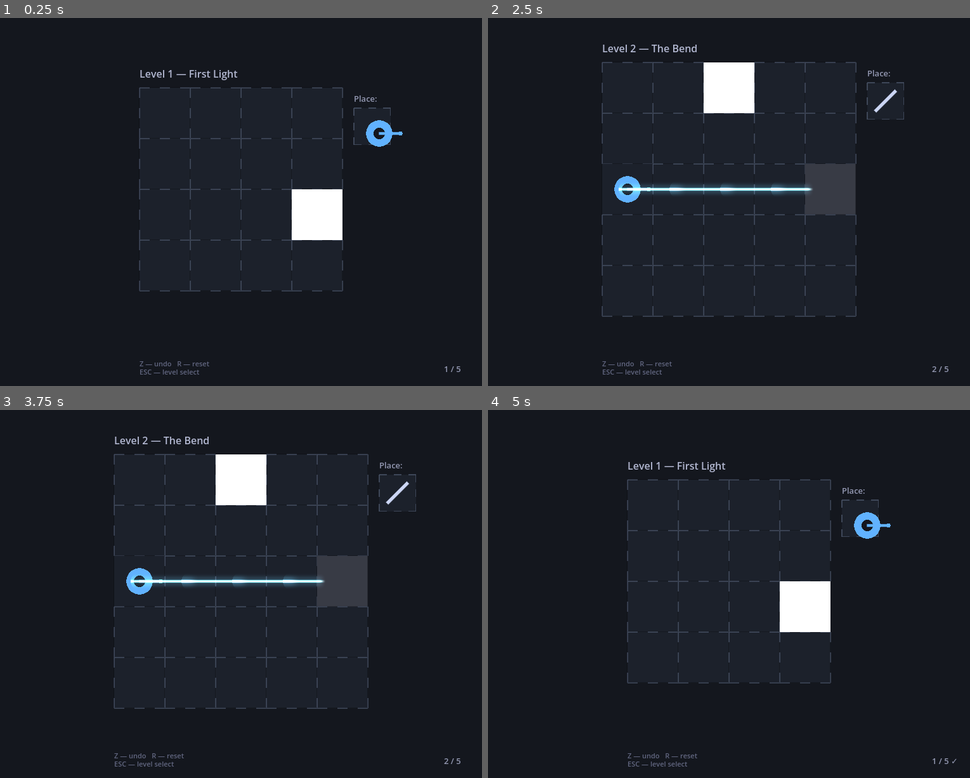
Above: before the commit, frames 1-4 (two rows, left to right).
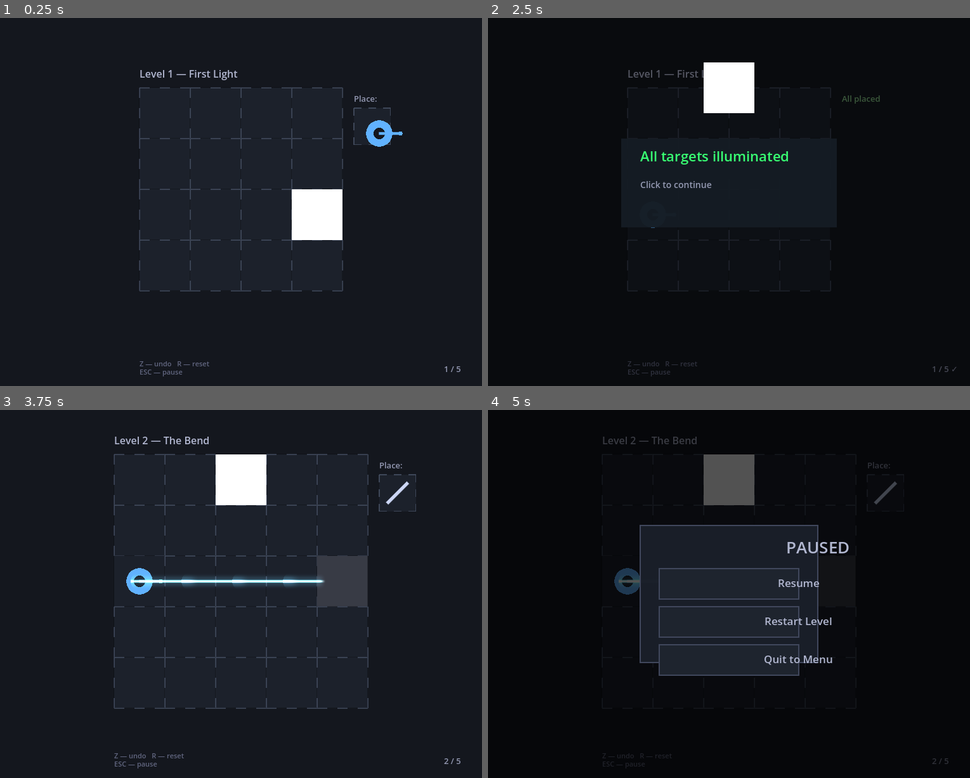
Above: after the commit, the same moments.

Repository: clusterrace/first-puzzle-game
Game: Godot game, scene res://scenes/Game.tscn
The game is run twice, just before and just after one commit, with the same random seed, the same clock (stepped at 60 frames per second) and the same inputs. This scene is started directly instead of the project's main scene. Sound files missing from this copy of the repository are replaced by a short silence.
Inputs (mouse positions are in pixels of both pictures, inside the frame that each line leads up to):
- Up to frame 1 (0.25 s): no input
- Up to frame 2 (2.5 s): tap Enter at 0.5, 2 s; move the mouse to (835, 183) at 0.52 s; hold Up 0.53-1.28 s; tap Z at 0.6, 2.1 s; click (835, 183) at 0.67 s; tap Space at 1.25 s; move the mouse to (632, 220) at 1.27 s; hold Down 1.28-2.03 s; tap R at 1.35 s; click (632, 220) at 1.42 s; move the mouse to (777, 121) at 2.02 s; hold Up from 2.03 s (still down); click (777, 121) at 2.17 s
- Up to frame 3 (3.75 s): tap Space at 2.75 s; move the mouse to (216, 667) at 2.77 s; tap R at 2.85 s; click (216, 667) at 2.92 s; tap Enter at 3.5 s; move the mouse to (385, 649) at 3.52 s; release Up at 3.53 s; hold Down from 3.53 s (still down); tap Z at 3.6 s; click (385, 649) at 3.67 s
- Up to frame 4 (5 s): keep holding Down; tap Escape at 4.15 s; move the mouse to (584, 538) at 4.27 s; tap R at 4.35 s; click (584, 538) at 4.42 s

The runs differ from the first frame. In frame 1, less than 0.1% of the frame differs, in the area x 33-42%, y 95-98%; in frame 2, 16%, in the area x 23-98%, y 7-98%; in frame 3, less than 0.1%; in frame 4, 13%.
Error after the commit: Invalid call. Nonexistent function 'set_avoid_targets' in base 'Node2D (TargetRenderer.gd)'. (res://scripts/Game.gd:196)

Commit message:
KAMA-31: Add pause menu overlay (Escape toggles pause)
- New PauseMenuOverlay.gd: Node2D with PROCESS_MODE_WHEN_PAUSED, drawn
  via _draw() using the shared colour palette; three buttons (Resume,
  Restart Level, Quit to Menu); Escape also triggers Resume
- Game.gd: ESC now opens the pause menu instead of jumping to level
  select; _setup_pause_menu() builds a CanvasLayer (layer 64) at
  runtime and wires signal callbacks; pause/unpause managed with
  get_tree().paused; HUD hint updated to "ESC — pause"

Co-Authored-By: Paperclip <noreply@paperclip.ing>

Diff:
--- a/scripts/Game.gd
+++ b/scripts/Game.gd
@@ -32,13 +32,14 @@
 # ── Internal cell-type constants (Game.gd rendering layer only) ──────────────
 # These are NOT GridEnums values. They are used internally for the grid array
 # and drive _draw() and _trace_ray(). Convert from LevelData via helpers below.
-const EMPTY = 0
-const WALL  = 1
-const OBS   = 2   # observer piece — emits a sight ray
-const MIR_F = 3   # / mirror (MIRROR_FWDSLASH)
-const MIR_B = 4   # \ mirror (MIRROR_BKSLASH)
-const TGT   = 5   # target tile
-const SLOT  = 6   # empty placeable slot
+const EMPTY      = 0
+const WALL       = 1
+const OBS        = 2   # observer piece — emits a sight ray
+const MIR_F      = 3   # / mirror (MIRROR_FWDSLASH)
+const MIR_B      = 4   # \ mirror (MIRROR_BKSLASH)
+const TGT        = 5   # target tile — must be lit to win
+const SLOT       = 6   # empty placeable slot
+const AVOID_TGT  = 7   # must-NOT-light target (E10) — win blocked when lit
 
 # ── Direction constants (Game.gd rendering layer only) ───────────────────────
 # RT=right, DN=down, LT=left, UP=up.
@@ -86,12 +87,17 @@
 var _ray_renderer:    Node2D
 var _target_renderer: Node2D
 
+# ── Pause menu (KAMA-31) ──────────────────────────────────────────────────────
+var _pause_canvas:  CanvasLayer
+var _pause_overlay: Node2D
+
 
 # ── Lifecycle ─────────────────────────────────────────────────────────────────
 
 func _ready() -> void:
 	font = ThemeDB.fallback_font
 	_setup_renderers()
+	_setup_pause_menu()
 	load_level(LevelManager.current_index)
 
 
@@ -102,6 +108,22 @@
 
 	_ray_renderer = load("res://scripts/RayRenderer.gd").new()
 	add_child(_ray_renderer)
+
+
+func _setup_pause_menu() -> void:
+	_pause_canvas = CanvasLayer.new()
+	_pause_canvas.layer = 64
+	_pause_canvas.process_mode = Node.PROCESS_MODE_WHEN_PAUSED
+	add_child(_pause_canvas)
+
+	_pause_overlay = load("res://scripts/PauseMenuOverlay.gd").new()
+	_pause_overlay.process_mode = Node.PROCESS_MODE_WHEN_PAUSED
+	_pause_overlay.visible = false
+	_pause_canvas.add_child(_pause_overlay)
+
+	_pause_overlay.resume_requested.connect(_on_pause_resume)
+	_pause_overlay.restart_requested.connect(_on_pause_restart)
+	_pause_overlay.quit_menu_requested.connect(_on_pause_quit_menu)
 
 
 # ── Level loading ─────────────────────────────────────────────────────────────
@@ -157,10 +179,13 @@
 
 	# Collect target positions for S4 renderers.
 	var target_cells: Array[Vector2i] = []
+	var avoid_cells:  Array[Vector2i] = []
 	for r: int in range(ROWS):
 		for c: int in range(COLS):
 			if grid[r][c] == TGT:
 				target_cells.append(Vector2i(r, c))
+			elif grid[r][c] == AVOID_TGT:
+				avoid_cells.append(Vector2i(r, c))
 
 	if _ray_renderer:
 		_ray_renderer.clear()
@@ -168,6 +193,7 @@
 		# Re-run setup so new PAD_X/PAD_Y take effect before building nodes.
 		_target_renderer.setup(PAD_X, PAD_Y, CELL)
 		_target_renderer.set_targets(target_cells)
+		_target_renderer.set_avoid_targets(avoid_cells)
 
 	level_loaded.emit(target_cells)
 	_update_rays()
@@ -176,13 +202,14 @@
 
 # ── LevelData → Game.gd conversion helpers ───────────────────────────────────
 
-## TileType (KAMA-11): EMPTY=0, WALL=1, SLOT=2, TARGET=3
+## TileType (KAMA-11): EMPTY=0, WALL=1, SLOT=2, TARGET=3, TARGET_AVOID=4
 func _tile_to_game(tile: int) -> int:
 	match tile:
 		0: return EMPTY
 		1: return WALL
 		2: return SLOT
 		3: return TGT
+		4: return AVOID_TGT
 		_: return EMPTY
 
 
@@ -228,11 +255,11 @@
 	ray_segs = []
 	var previously_lit: Dictionary = lit.duplicate()
 
-	# Reset all target lit states.
+	# Reset all target lit states (both regular and avoid).
 	lit = {}
 	for r: int in range(ROWS):
 		for c: int in range(COLS):
-			if grid[r][c] == TGT:
+			if grid[r][c] == TGT or grid[r][c] == AVOID_TGT:
 				lit[Vector2i(r, c)] = false
 
 	# Trace a ray from every observer on the grid.
@@ -240,17 +267,28 @@
 		if in_bounds(cell.x, cell.y) and grid[cell.x][cell.y] == OBS:
 			_trace_ray(cell.x, cell.y, obs_dirs[cell])
 
-	# Detect newly lit targets for audio events.
+	# Detect newly lit regular targets for audio events (avoid targets excluded).
 	var newly_lit: Array[Vector2i] = []
 	for target_pos: Vector2i in lit.keys():
-		if lit[target_pos] and not previously_lit.get(target_pos, false):
+		if grid[target_pos.x][target_pos.y] == TGT \
+				and lit[target_pos] and not previously_lit.get(target_pos, false):
 			newly_lit.append(target_pos)
 
-	var all_lit: bool = lit.size() > 0
+	# Win condition: at least one regular target exists, all regular targets lit,
+	# and no avoid target has been hit (E10).
+	var has_regular: bool = false
+	var all_regular_lit: bool = true
+	var all_avoid_unlit: bool = true
 	for cell: Vector2i in lit.keys():
-		if not lit[cell]:
-			all_lit = false
-			break
+		var cell_type: int = grid[cell.x][cell.y]
+		if cell_type == TGT:
+			has_regular = true
+			if not lit[cell]:
+				all_regular_lit = false
+		elif cell_type == AVOID_TGT:
+			if lit[cell]:
+				all_avoid_unlit = false
+	var all_lit: bool = has_regular and all_regular_lit and all_avoid_unlit
 
 	if all_lit and not win:
 		AudioManager.evt_level_complete()
@@ -304,10 +342,11 @@
 		if t == WALL:
 			ray_segs.append({"from": prev, "to": prev.lerp(cur, 0.5)})
 			break
-		elif t == TGT:
+		elif t == TGT or t == AVOID_TGT:
 			ray_segs.append({"from": prev, "to": cur})
 			lit[Vector2i(nr, nc)] = true
-			# Ray passes THROUGH targets (spec §3.2 — required for Level 5).
+			# Ray passes THROUGH all target tiles (spec §3.2, E10).
+			# AVOID_TGT being lit blocks the win condition.
 			r = nr; c = nc; prev = cur
 		elif t == MIR_F or t == MIR_B:
 			ray_segs.append({"from": prev, "to": cur})
@@ -340,10 +379,10 @@
 # ── Input ─────────────────────────────────────────────────────────────────────
 
 func _input(event: InputEvent) -> void:
-	# ESC → level select at any time.
+	# ESC → open pause menu (KAMA-31).
 	if event is InputEventKey and event.pressed \
 			and event.keycode == KEY_ESCAPE:
-		get_tree().change_scene_to_file("res://scenes/LevelSelect.tscn")
+		_open_pause_menu()
 		return
 
 	# Z → undo last action.  R → reset to level-load state.
@@ -441,6 +480,30 @@
 	queue_redraw()
 
 
+# ── Pause menu handlers (KAMA-31) ─────────────────────────────────────────────
+
+func _open_pause_menu() -> void:
+	_pause_overlay.visible = true
+	get_tree().paused = true
+
+
+func _on_pause_resume() -> void:
+	get_tree().paused = false
+	_pause_overlay.visible = false
+
+
+func _on_pause_restart() -> void:
+	get_tree().paused = false
+	_pause_overlay.visible = false
+	load_level(level_idx)
+
+
+func _on_pause_quit_menu() -> void:
+	get_tree().paused = false
+	_pause_overlay.visible = false
+	SceneTransition.change_scene("res://scenes/MainMenu.tscn")
+
+
 # ── Drawing ───────────────────────────────────────────────────────────────────
 
 func _draw() -> void:
@@ -575,7 +638,7 @@
 	var hint_col := Color(0.38, 0.40, 0.50)
 	draw_string(font, Vector2(PAD_X, 549.0), "Z \u2014 undo   R \u2014 reset",
 		HORIZONTAL_ALIGNMENT_LEFT, -1, 11, hint_col)
-	draw_string(font, Vector2(PAD_X, 562.0), "ESC \u2014 level select",
+	draw_string(font, Vector2(PAD_X, 562.0), "ESC \u2014 pause",
 		HORIZONTAL_ALIGNMENT_LEFT, -1, 11, hint_col)
 
 
--- /dev/null
+++ b/scripts/PauseMenuOverlay.gd
@@ -0,0 +1,122 @@
+# PauseMenuOverlay.gd — Sight Lines pause menu overlay (KAMA-31).
+#
+# Rendered via _draw(), matching the project's Node2D draw() convention.
+# Must run with PROCESS_MODE_WHEN_PAUSED (set by Game.gd at instantiation)
+# so it receives input and redraws while get_tree().paused is true.
+#
+# Emits signals for Resume, Restart Level, and Quit to Menu — Game.gd handles
+# the actual state changes to keep gameplay logic out of UI code.
+extends Node2D
+
+# ── Layout ────────────────────────────────────────────────────────────────────
+const VIEWPORT_W : float = 760.0
+const VIEWPORT_H : float = 580.0
+const CARD_W     : float = 280.0
+const CARD_H     : float = 216.0
+const BTN_W      : float = 220.0
+const BTN_H      : float = 48.0
+const BTN_GAP    : float = 12.0
+
+# ── Colours (shared palette — Game.gd / MainMenuScreen.gd) ───────────────────
+const C_SCRIM  := Color(0.0,  0.0,  0.0,  0.68)
+const C_CARD   := Color(0.10, 0.12, 0.16, 0.97)
+const C_BORDER := Color(0.25, 0.28, 0.36)
+const C_HOVER  := Color(0.17, 0.20, 0.25)
+const C_BTN    := Color(0.12, 0.14, 0.18)
+const C_TITLE  := Color(0.70, 0.72, 0.82)
+
+## Emitted when the player chooses Resume (or presses Escape again).
+signal resume_requested()
+## Emitted when the player chooses Restart Level.
+signal restart_requested()
+## Emitted when the player chooses Quit to Menu.
+signal quit_menu_requested()
+
+var _hover_btn : int = -1   # 0=Resume  1=Restart Level  2=Quit to Menu
+var _font      : Font
+
+
+# ── Lifecycle ─────────────────────────────────────────────────────────────────
+
+func _ready() -> void:
+	_font = ThemeDB.fallback_font
+
+
+# ── Layout helpers ─────────────────────────────────────────────────────────────
+
+func _card_rect() -> Rect2:
+	return Rect2(
+		(VIEWPORT_W - CARD_W) / 2.0,
+		(VIEWPORT_H - CARD_H) / 2.0,
+		CARD_W, CARD_H
+	)
+
+
+func _btn_rect(idx: int) -> Rect2:
+	var card := _card_rect()
+	var bx   := card.position.x + (CARD_W - BTN_W) / 2.0
+	var by   := card.position.y + 68.0 + idx * (BTN_H + BTN_GAP)
+	return Rect2(bx, by, BTN_W, BTN_H)
+
+
+# ── Input ─────────────────────────────────────────────────────────────────────
+
+func _input(event: InputEvent) -> void:
+	if event is InputEventMouseMotion:
+		var new_hover := -1
+		for i: int in range(3):
+			if _btn_rect(i).has_point(event.position):
+				new_hover = i
+				break
+		if new_hover != _hover_btn:
+			_hover_btn = new_hover
+			queue_redraw()
+
+	if event is InputEventMouseButton \
+			and event.pressed \
+			and event.button_index == MOUSE_BUTTON_LEFT:
+		for i: int in range(3):
+			if _btn_rect(i).has_point(event.position):
+				_on_btn_pressed(i)
+				return
+
+	if event is InputEventKey and event.pressed \
+			and event.keycode == KEY_ESCAPE:
+		_on_btn_pressed(0)   # Escape again → Resume
+
+
+func _on_btn_pressed(idx: int) -> void:
+	match idx:
+		0: resume_requested.emit()
+		1: restart_requested.emit()
+		2: quit_menu_requested.emit()
+
+
+# ── Drawing ───────────────────────────────────────────────────────────────────
+
+func _draw() -> void:
+	# Full-screen translucent scrim over the frozen game
+	draw_rect(Rect2(0, 0, VIEWPORT_W, VIEWPORT_H), C_SCRIM)
+
+	# Card
+	var card := _card_rect()
+	draw_rect(card, C_CARD)
+	draw_rect(card, C_BORDER, false, 1.5)
+
+	# "PAUSED" heading
+	draw_string(_font,
+		Vector2(VIEWPORT_W / 2.0, card.position.y + 44.0),
+		"PAUSED",
+		HORIZONTAL_ALIGNMENT_CENTER, CARD_W, 26, C_TITLE)
+
+	# Three action buttons
+	var labels := ["Resume", "Restart Level", "Quit to Menu"]
+	for i: int in range(3):
+		var rect     := _btn_rect(i)
+		var is_hover := (i == _hover_btn)
+		draw_rect(rect, C_HOVER if is_hover else C_BTN)
+		draw_rect(rect, C_BORDER, false, 1.5)
+		draw_string(_font,
+			Vector2(rect.position.x + BTN_W / 2.0, rect.position.y + BTN_H * 0.62),
+			labels[i],
+			HORIZONTAL_ALIGNMENT_CENTER, BTN_W, 17, C_TITLE)
